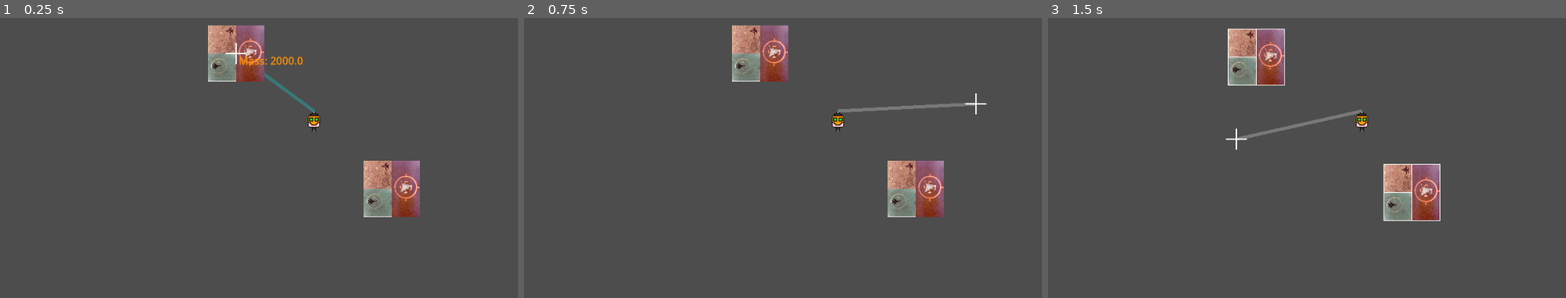
Above: before the commit, frames 1-3 (left to right).
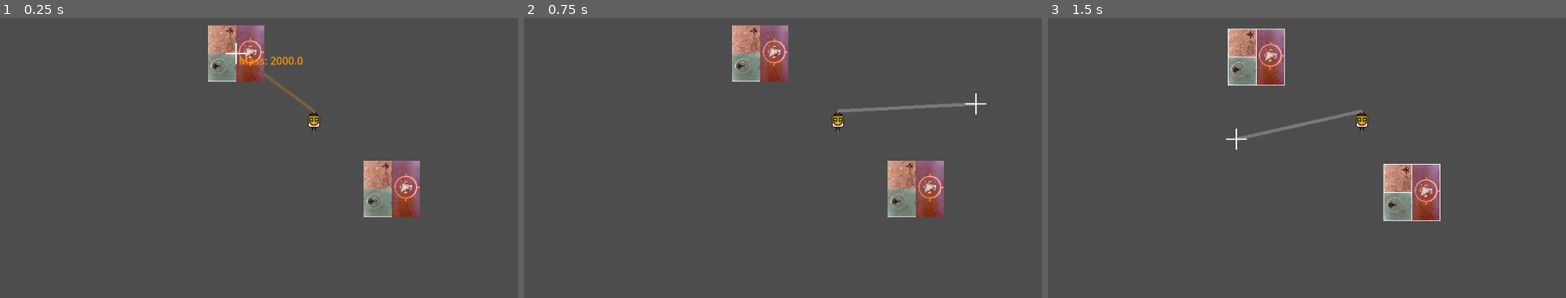
Above: after the commit, the same moments.

Repository: g5works/ghoststation
Game: Godot game, scene res://root.tscn
Two runs of this game, one before a commit and one after it. Both use one fixed random seed, a clock stepped at 60 frames per second and the inputs below.
Inputs (mouse positions are in pixels of both pictures, inside the frame that each line leads up to):
- Up to frame 1 (0.25 s): no input
- Up to frame 2 (0.75 s): tap Enter at 0.5 s; move the mouse to (974, 104) at 0.52 s; hold D (RCS Fire Right) from 0.53 s (still down); right-click (974, 104) at 0.6 s
- Up to frame 3 (1.5 s): tap Space (RCS Fire) at 1.25 s; move the mouse to (1234, 138) at 1.27 s; release D (RCS Fire Right) at 1.28 s; hold S (RCS Fire Down) from 1.28 s (still down); click (1234, 138) at 1.35 s

The runs differ from the first frame. In frame 1, 0.1% of the frame differs, in the area x 51-61%, y 19-34%; in frame 2, nothing differs; in frame 3, nothing differs.

Commit message:
colored beam

Diff:
--- a/Player.gd
+++ b/Player.gd
@@ -28,7 +28,10 @@
 
 
 	if forcable:
-		line.default_color = Color(0, 1, 1, 0.25);
+		if castresult.mass >= 500:
+			line.default_color = Color("#FF9100", 0.25);
+		else:
+			line.default_color = Color("#006FFF", 0.25);
 	else:
 		line.default_color = Color(1,1,1, 0.25);
 
Not shown, added: SpaceStation_Intact.png.import
